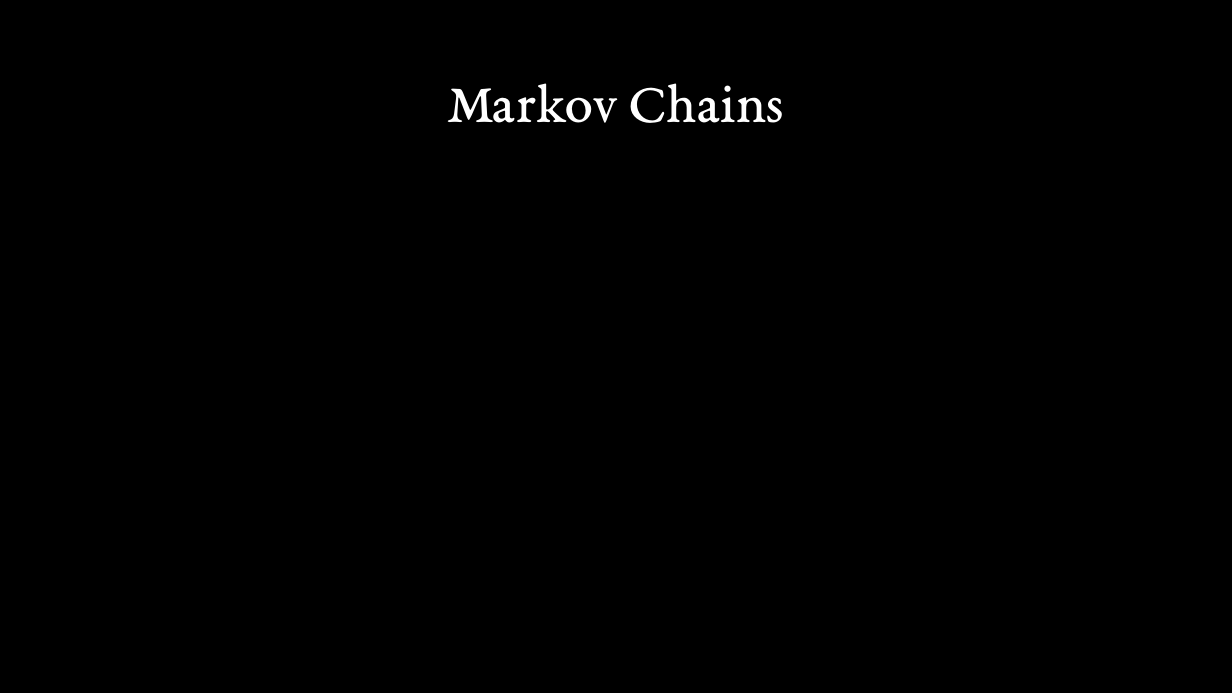
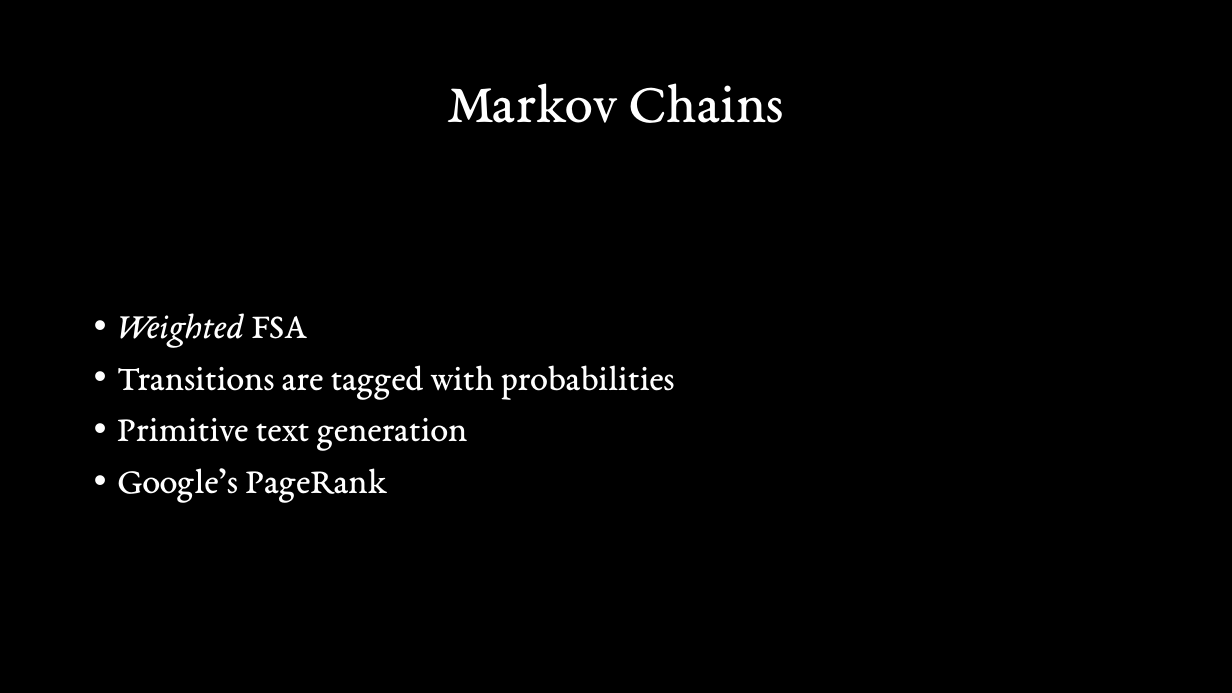
Before and after one commit to Stirling-USCC/state-machines-workshop, a slide deck: slide 40 of Presentation.pptx (slide 27 before the commit). Drawn at 1232x693 pixels with LibreOffice and Linux fonts; fonts in the diff are those of the drawing. Boxes give left, top, right and bottom in pixels: in the first picture for what was removed or moved away, otherwise in the second. Text is boxed around its words. In the diff, an @@ line names an element or a change of style, - is before the commit and + after.

```diff
--- a/Presentation.pptx
+++ b/Presentation.pptx
@@ text added at [117, 313, 675, 502], 28 pt, text #FFFFFF @@
+• Weighted FSA
+• Transitions are tagged with probabilities
+• Primitive text generation
+• Google’s PageRank
```
Also in this commit, not shown: 12 other slides changed, 19 slides added, 4 slides removed.
